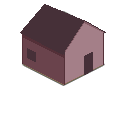
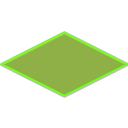
The second 128 x 128 image is a revision of the first. Changes to its layers:
hid "Building_3" over <box>20,4,106,86</box>
hid "Building_2" over <box>20,4,106,86</box>
hid "Building_1" over <box>20,4,106,86</box>
hid "Layer 4" over <box>62,20,106,55</box>
showed "Rectangle 1" over <box>0,32,128,97</box>
